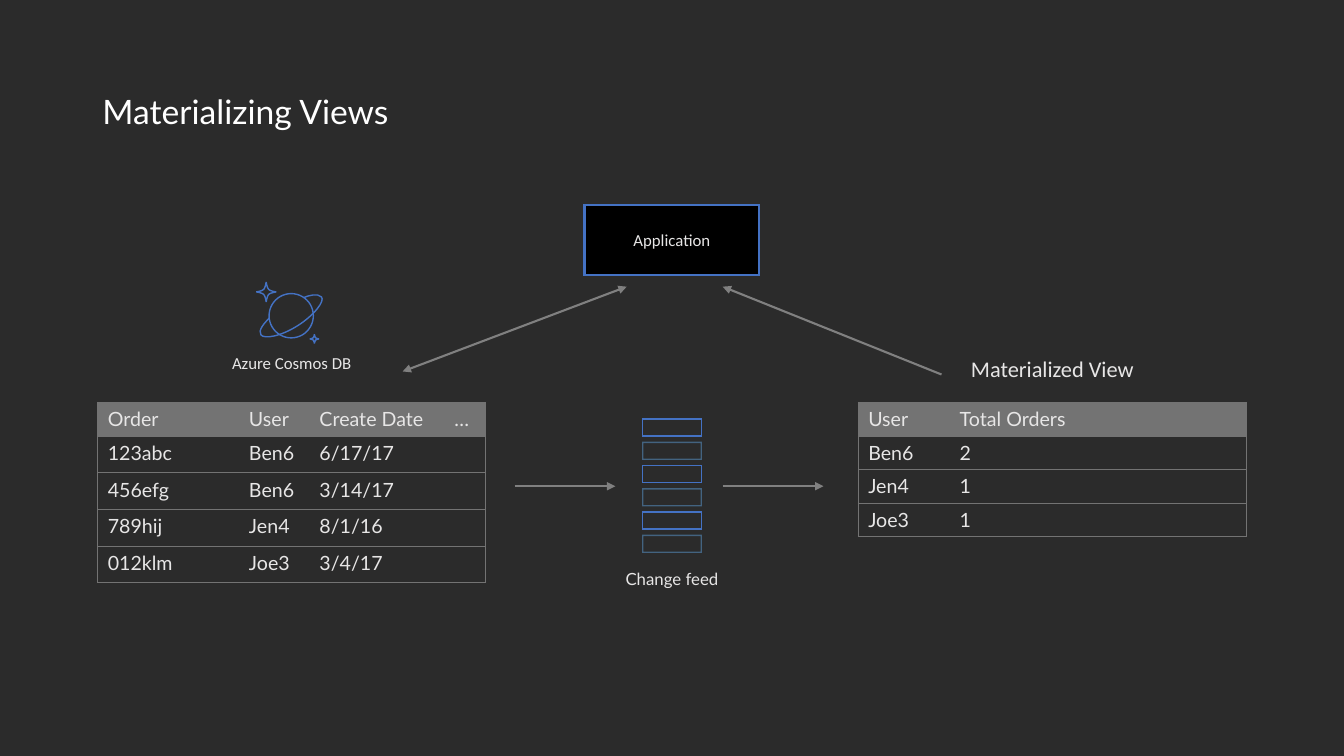
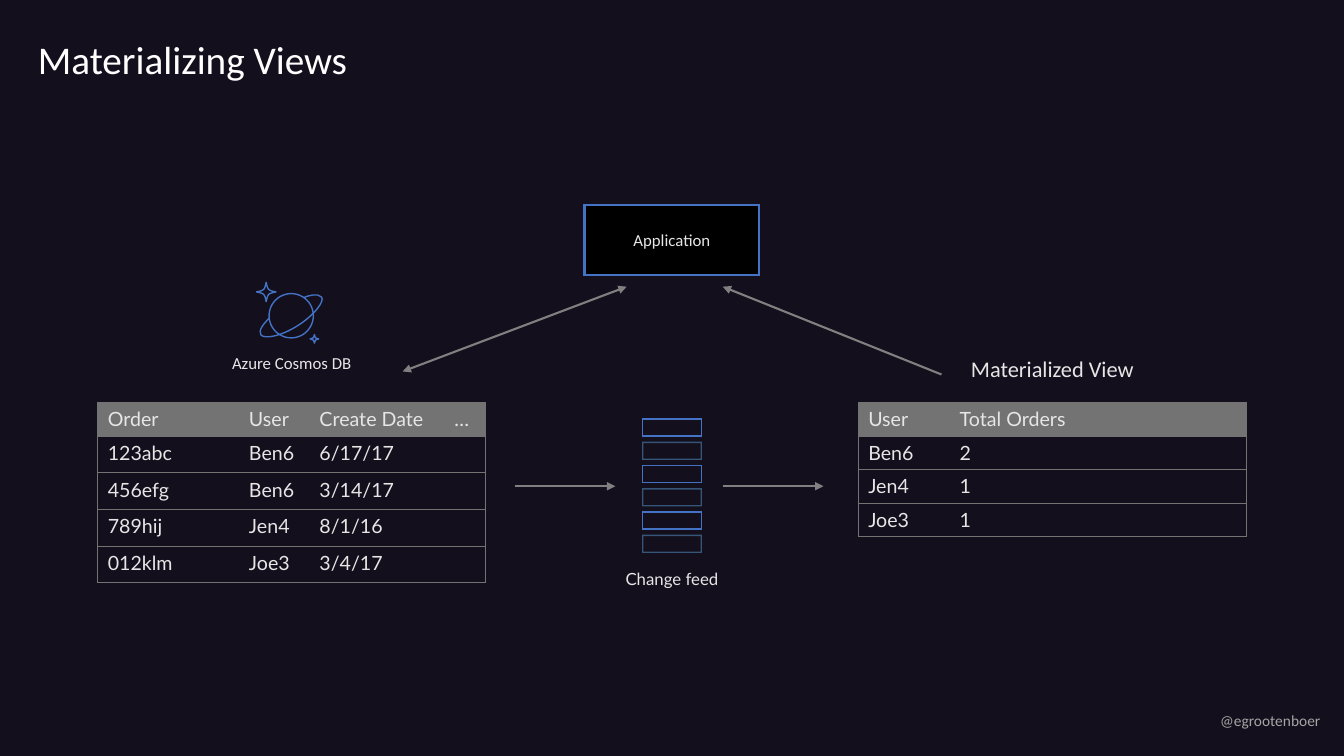
Before and after one commit to EldertGrootenboer/Implementing-an-Event-Sourcing-strategy-on-Azure, a slide deck: slide 22 of Implementing an Event Sourcing strategy on Azure.pptx (slide 21 before the commit). Drawn at 1344x756 pixels with LibreOffice and Linux fonts; fonts in the diff are those of the drawing; background and template pictures are left out; a plain dark background stands for a picture behind light text. Boxes give left, top, right and bottom in pixels: in the first picture for what was removed or moved away, otherwise in the second. Text is boxed around its words. In the diff, an @@ line names an element or a change of style, - is before the commit and + after.

```diff
--- a/Implementing an Event Sourcing strategy on Azure.pptx
+++ b/Implementing an Event Sourcing strategy on Azure.pptx
@@ background picture (left out) to #130F1C @@
@@ title "Materializing Views": place and size @@
-title "Materializing Views" at (102,99,388,130)
+title "Materializing Views" at (38,46,347,81)
@@ title "Materializing Views" at (38,46,347,81): size 24 to 28 pt, font Lato to Calibri @@
@@ text added at (1220,715,1320,729), 11 pt, text #A5A5A5 @@
+@egrootenboer
```
Also in this commit, not shown: 31 other slides changed, 1 slide added.
